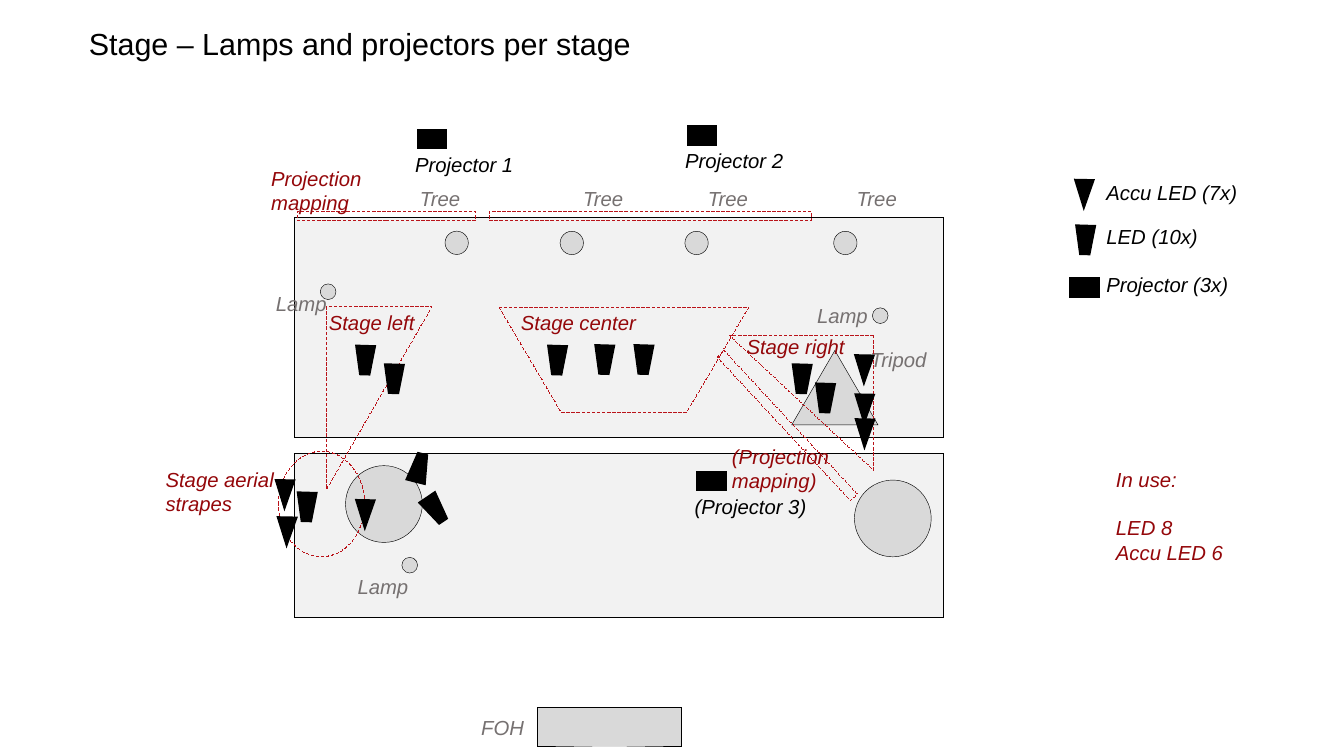
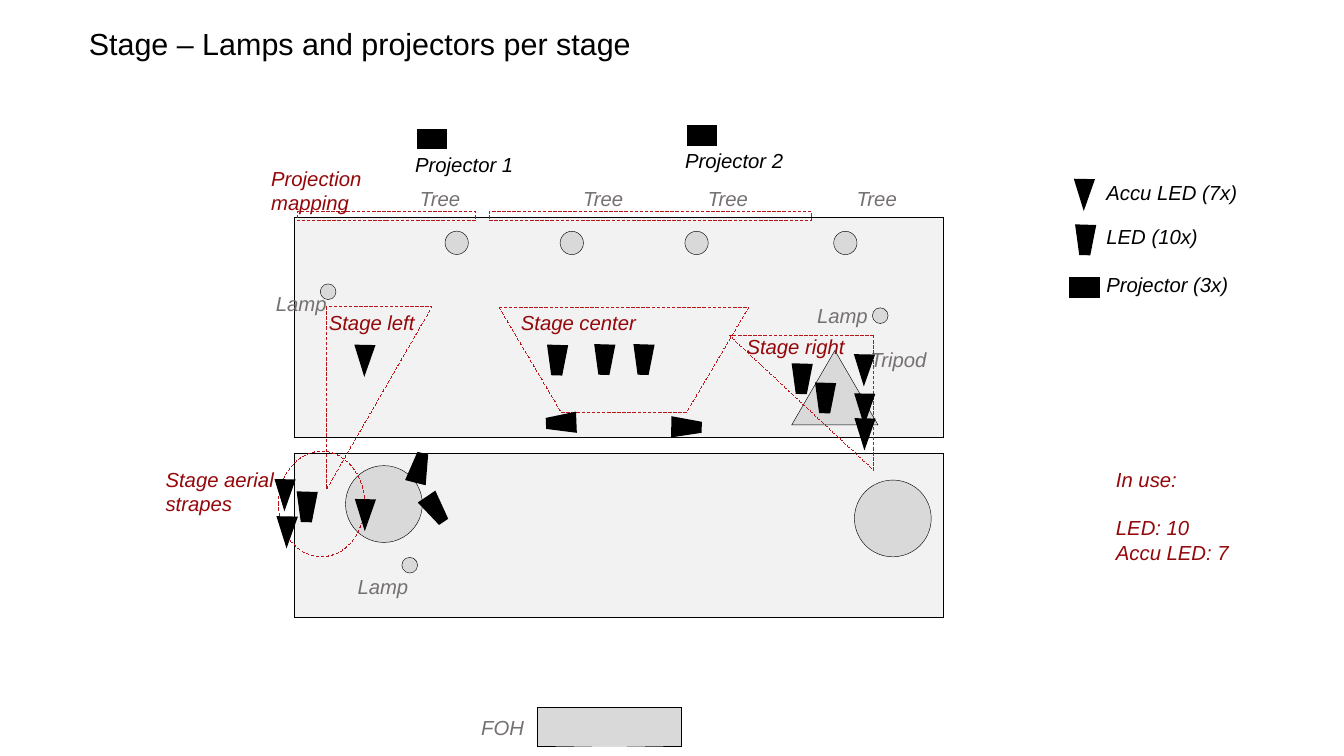
Before and after one commit to yyy-berlin/youth-exchange-2019, a slide deck: slide 3 of 10_planning-stage.odp. Drawn at 1344x756 pixels with LibreOffice and Linux fonts; fonts in the diff are those of the drawing. Boxes give left, top, right and bottom in pixels: in the first picture for what was removed or moved away, otherwise in the second. Text is boxed around its words. In the diff, an @@ line names an element or a change of style, - is before the commit and + after.

```diff
--- a/10_planning-stage.odp
+++ b/10_planning-stage.odp
@@ freeform shape at <box>355,346,373,375</box>: rotation 1 to 181 degrees; outline redrawn @@
@@ rectangle removed at <box>717,350,858,501</box> @@
@@ freeform shape at <box>546,413,576,434</box>: rotation 1 to 87 degrees; outline redrawn @@
@@ freeform shape added at <box>672,418,701,438</box>, fill #000000, outline #000000 0.99 pt @@
@@ text removed at <box>732,448,829,493</box> @@
-(Projection mapping)
@@ rectangle removed at <box>698,472,727,491</box> @@
@@ text removed at <box>695,499,806,519</box> @@
-(Projector 3)
@@ text at <box>1116,521,1228,561</box>: text changed @@
-LED 8
-Accu LED 6
+LED: 10
+Accu LED: 7
```
Also in this commit, not shown: 5 other slides changed, 3 slides added, 1 other file.
